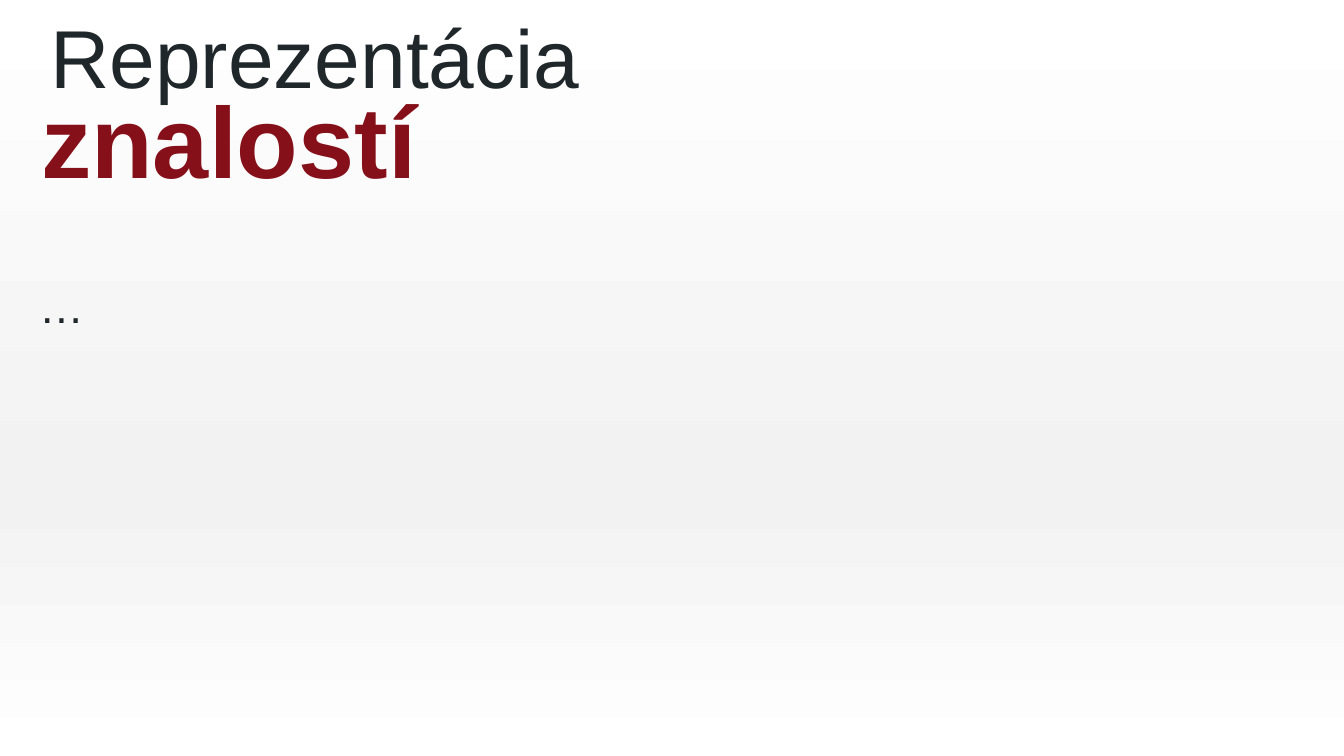
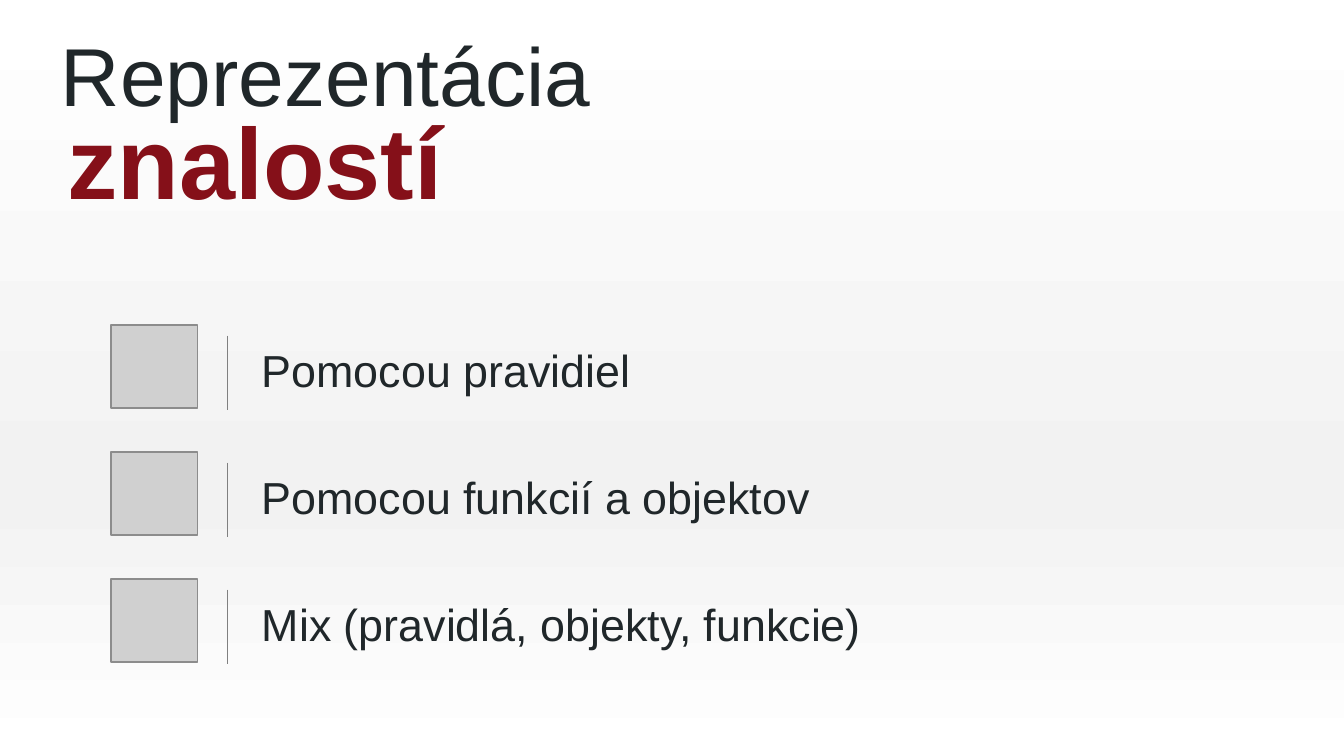
Before and after one commit to heriproj/3E, a slide deck: slide 6 of Jozef_Krajčovič.pptx. Drawn at 1344x756 pixels with LibreOffice and Linux fonts; fonts in the diff are those of the drawing; grey boxes stand for pictures. Boxes give left, top, right and bottom in pixels: in the first picture for what was removed or moved away, otherwise in the second. Text is boxed around its words. In the diff, an @@ line names an element or a change of style, - is before the commit and + after.

```diff
--- a/Jozef_Krajčovič.pptx
+++ b/Jozef_Krajčovič.pptx
@@ text "Reprezentácia": place and size @@
-text "Reprezentácia" at bbox=[50, 27, 579, 103]
+text "Reprezentácia" at bbox=[61, 45, 590, 122]
@@ text "znalostí": place and size @@
-text "znalostí" at bbox=[41, 98, 416, 179]
+text "znalostí" at bbox=[68, 119, 443, 200]
@@ text removed at bbox=[27, 273, 1286, 449] @@
-…
@@ picture added at bbox=[112, 325, 198, 409] @@
@@ line added from (227, 336) to (227, 410), #808080 0.75 pt @@
@@ text added at bbox=[262, 354, 631, 395], 24 pt, text #20272A @@
+Pomocou pravidiel
@@ picture added at bbox=[112, 452, 198, 535] @@
@@ line added from (227, 462) to (227, 536), #808080 0.75 pt @@
@@ text added at bbox=[262, 481, 810, 522], 24 pt, text #20272A @@
+Pomocou funkcií a objektov
@@ picture added at bbox=[112, 579, 198, 663] @@
@@ line added from (227, 590) to (227, 664), #808080 0.75 pt @@
@@ text added at bbox=[262, 608, 861, 649], 24 pt, text #20272A @@
+Mix (pravidlá, objekty, funkcie)
```
Also in this commit, not shown: 3 other slides changed, 2 slides added, 2 slides removed, 1 other file.
